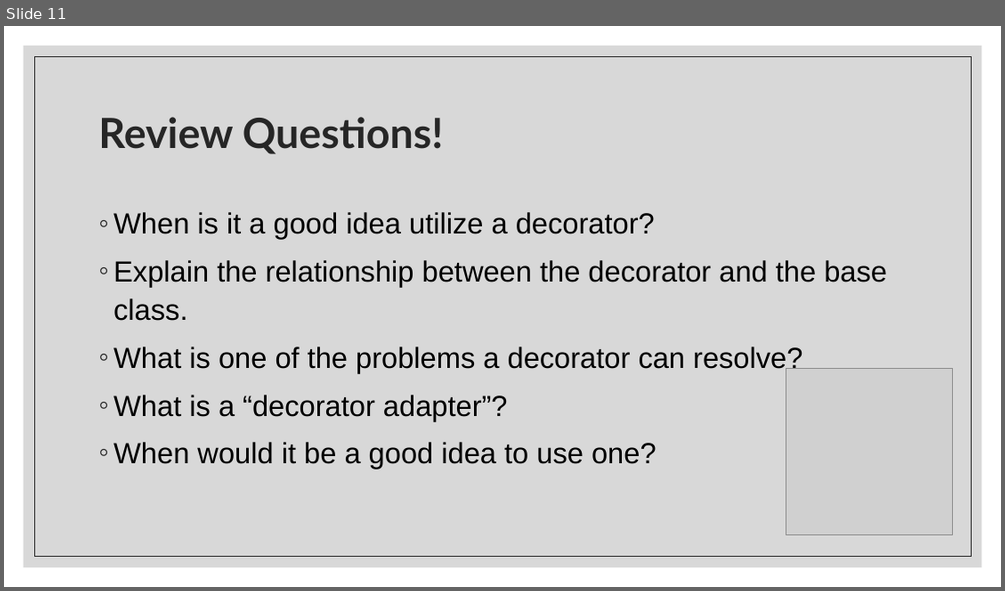
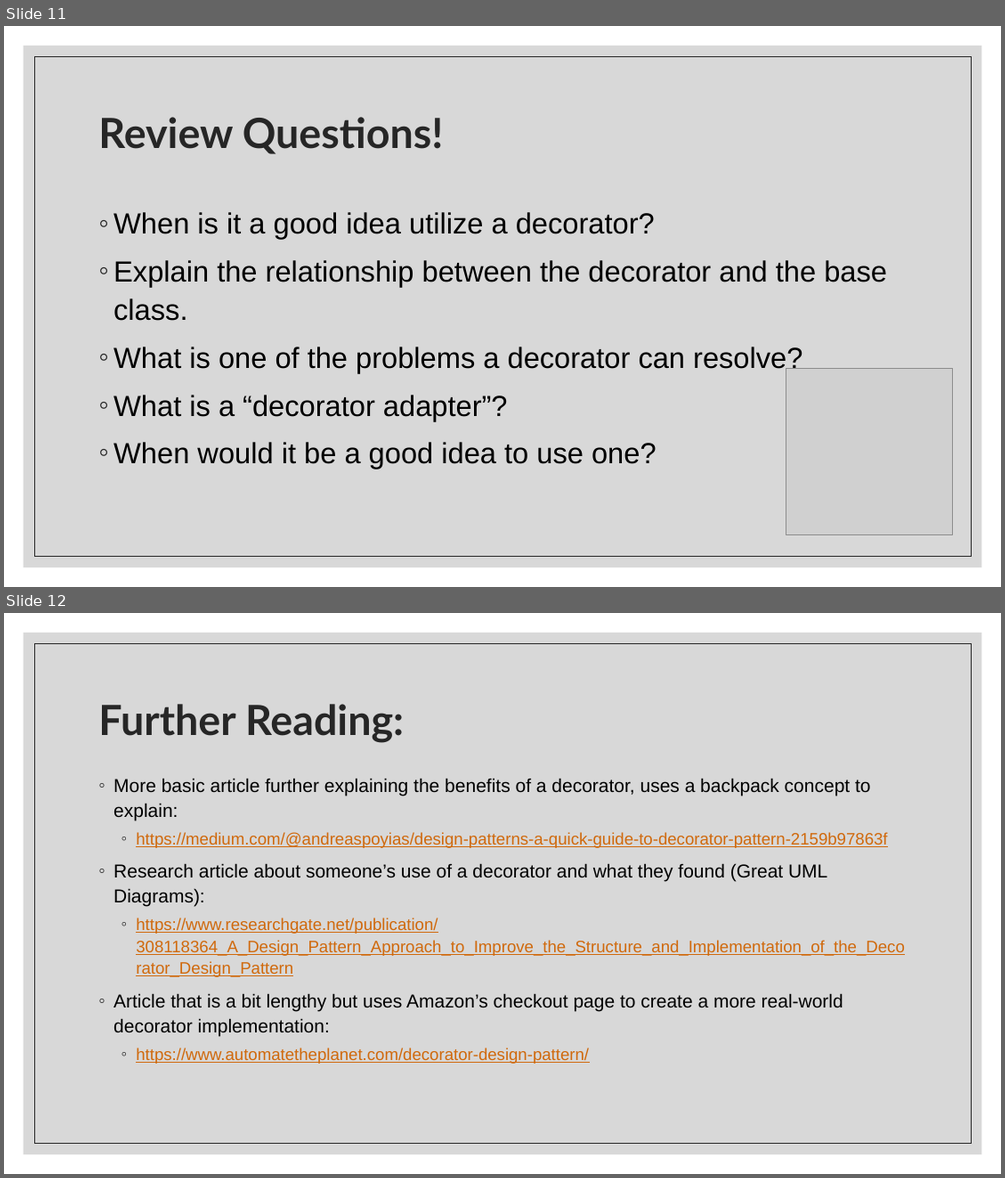
Before and after one commit to jackambery/All-Dual-Enrollment-Work, a slide deck: Student Presentations/DecoratorPresentation.pptx. Shown one above the other, each under a label of ours: slide 11 before the commit, slides 11 and 12 after it. The pictures are 1005x591 and 1005x1178 pixels, drawn with LibreOffice and Linux fonts; fonts in the diff are those of the drawing; grey boxes stand for pictures. Boxes give left, top, right and bottom in pixels: in the first picture for what was removed or moved away, otherwise in the second. Text is boxed around its words. In the diff, an @@ line names an element or a change of style, - is before the commit and + after.

Commit message:
added futher research

```diff
--- a/Student Presentations/DecoratorPresentation.pptx
+++ b/Student Presentations/DecoratorPresentation.pptx
@@ slide 12 added at bbox=[4, 613, 1001, 1174], background #FFFFFF; not listed: 2 template elements that a slide beside it also shows @@
@@ title added at bbox=[98, 704, 404, 743], 40 pt, text #262626, bold @@
+Further Reading:
@@ text added at bbox=[113, 778, 905, 1063], 16 pt, text #D0690C, underline @@
+◦ More basic article further explaining the benefits of a decorator, uses a backpack concept to explain:
+  ◦ https://medium.com/@andreaspoyias/design-patterns-a-quick-guide-to-decorator-pattern-2159b97863f
+◦ Research article about someone’s use of a decorator and what they found (Great UML Diagrams):
+  ◦ https://www.researchgate.net/publication/308118364_A_Design_Pattern_Approach_to_Improve_the_Structure_and_Implementation_of_the_Decorator_Design_Pattern
+◦ Article that is a bit lengthy but uses Amazon’s checkout page to create a more real-world decorator implementation:
+  ◦ https://www.automatetheplanet.com/decorator-design-pattern/
```
